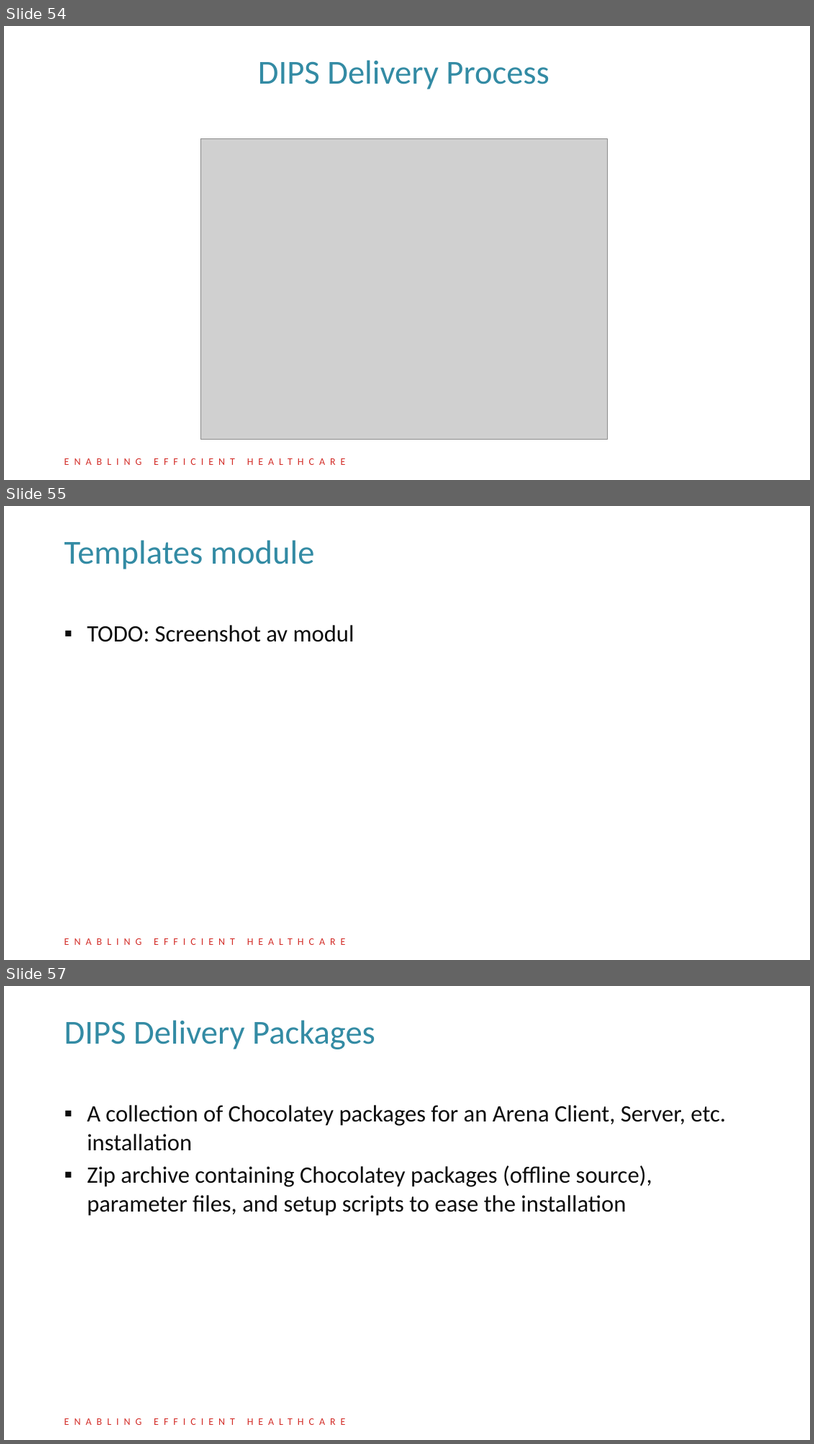
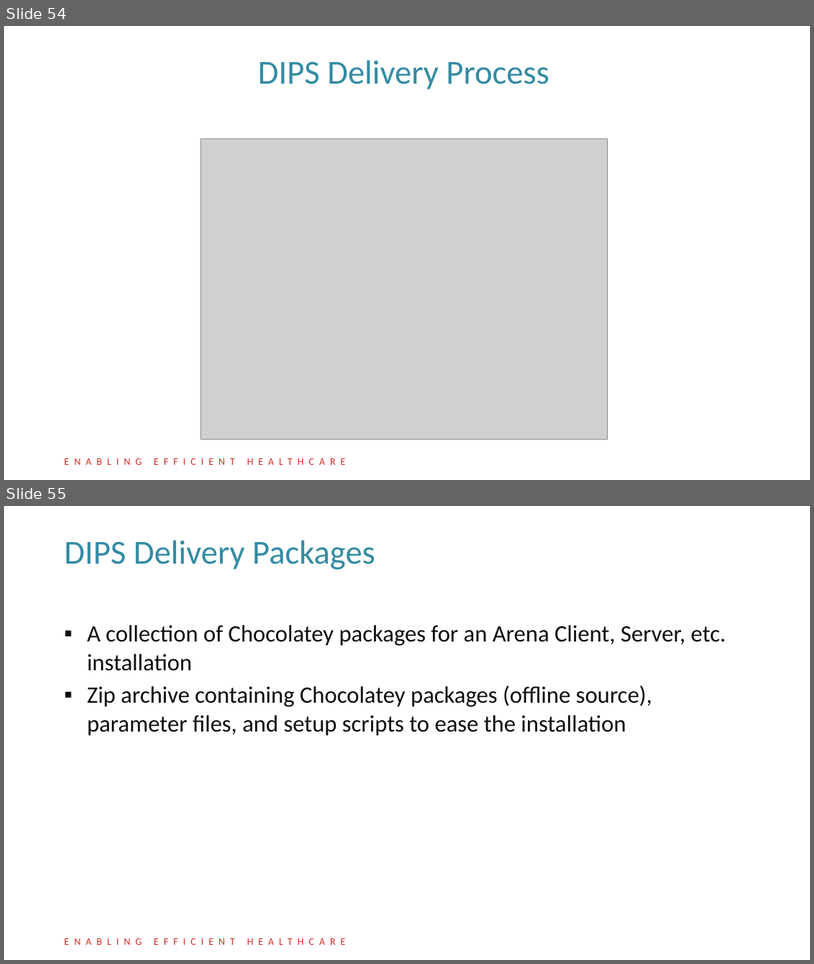
Before and after one commit to DIPSAS/InstallationTech, a slide deck: presentation/InstallationCourse.pptx. Shown one above the other, each under a label of ours: slides 54, 55 and 57 before the commit, slides 54 and 55 after it; the slides between them are not shown. The pictures are 814x1444 and 814x964 pixels, drawn with LibreOffice and Linux fonts; fonts in the diff are those of the drawing; grey boxes stand for pictures; background and template pictures are left out. Boxes give left, top, right and bottom in pixels: in the first picture for what was removed or moved away, otherwise in the second. Text is boxed around its words. In the diff, an @@ line names an element or a change of style, - is before the commit and + after.

```diff
--- a/presentation/InstallationCourse.pptx
+++ b/presentation/InstallationCourse.pptx
@@ slide 55 removed at (x1=4, y1=506, x2=810, y2=960), background #FFFFFF; not listed: 1 template element that a slide beside it also shows @@
@@ title removed at (x1=64, y1=540, x2=315, y2=569) @@
-Templates module
@@ text removed at (x1=87, y1=625, x2=355, y2=642) @@
-▪ TODO: Screenshot av modul
@@ what was slide 57 is now slide 55 @@
```
Also in this commit, not shown: 8 slides added, 1 other slide removed.
